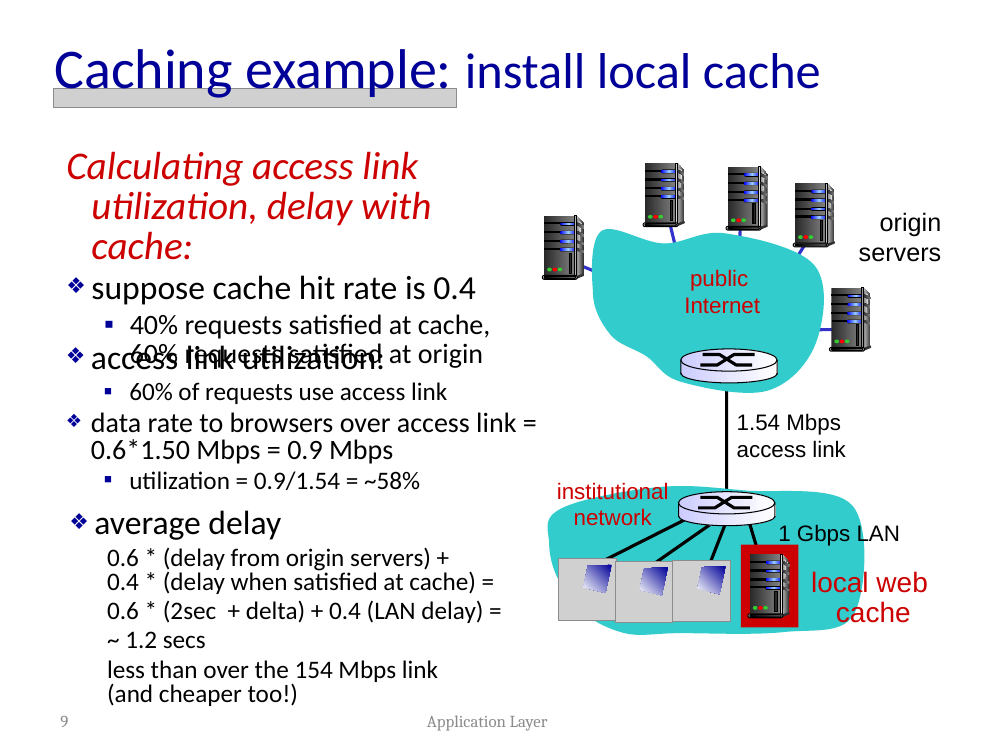
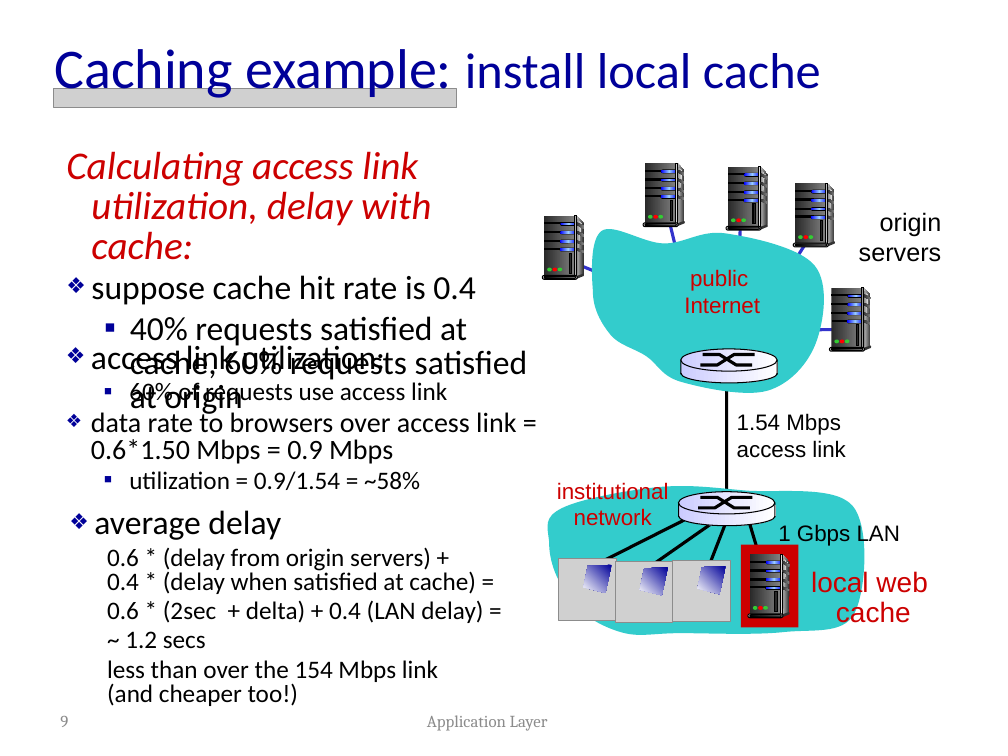
Before and after one commit to guiwecgdiu/UniversityOfBristol, a slide deck: slide 9 of Networked System and Applications/week 16/EENGM0009-2-10-Application Layer-HTTP Caching(1).pptx. Drawn at 1008x756 pixels with LibreOffice and Linux fonts; fonts in the diff are those of the drawing; grey boxes stand for pictures. Boxes give left, top, right and bottom in pixels: in the first picture for what was removed or moved away, otherwise in the second. Text is boxed around its words. In the diff, an @@ line names an element or a change of style, - is before the commit and + after.

```diff
--- a/Networked System and Applications/week 16/EENGM0009-2-10-Application Layer-HTTP Caching(1).pptx
+++ b/Networked System and Applications/week 16/EENGM0009-2-10-Application Layer-HTTP Caching(1).pptx
@@ text at [130,316,528,417]: size 20 to 24 pt in "40% requests satisfied at cache, 60% requests ..." @@
```
Also in this commit, not shown: 2 other slides changed, 35 other files.
